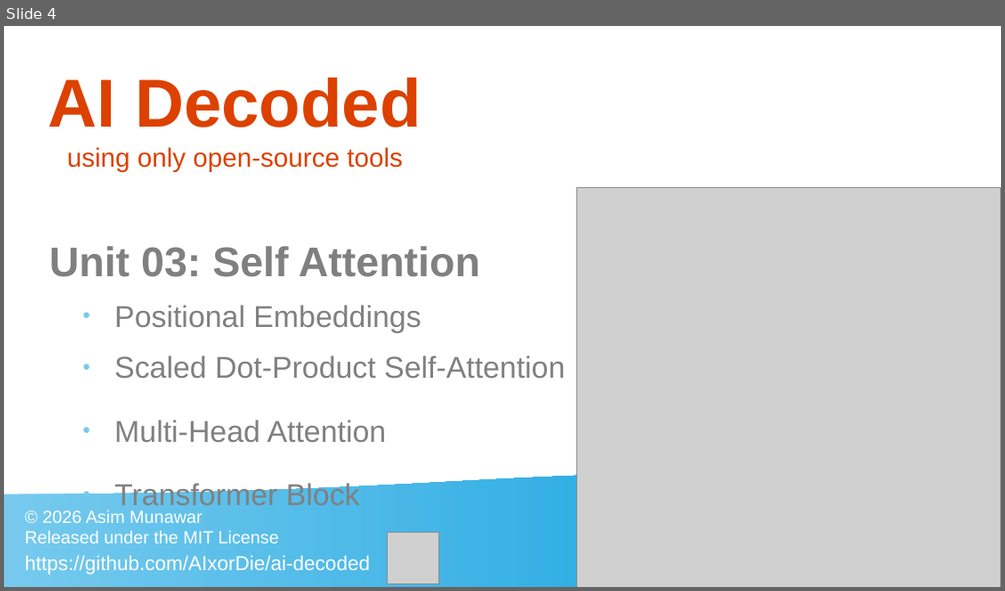
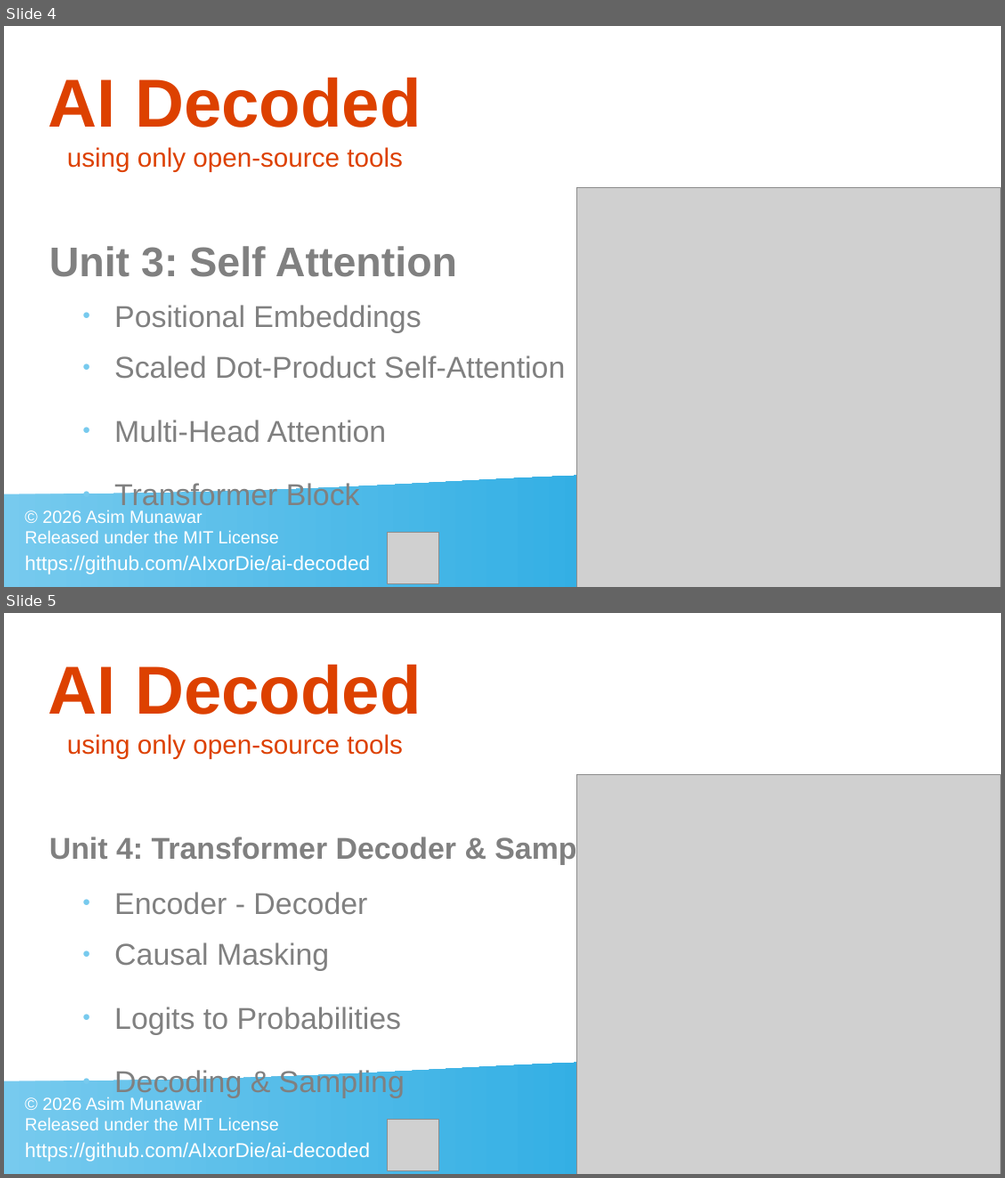
Before and after one commit to AIxorDie/ai-decoded, a slide deck: helping_materials/Thumbnails.odp. Shown one above the other, each under a label of ours: slide 4 before the commit, slides 4 and 5 after it. The pictures are 1005x591 and 1005x1178 pixels, drawn with LibreOffice and Linux fonts; fonts in the diff are those of the drawing; grey boxes stand for pictures. Boxes give left, top, right and bottom in pixels: in the first picture for what was removed or moved away, otherwise in the second. Text is boxed around its words. In the diff, an @@ line names an element or a change of style, - is before the commit and + after.

```diff
--- a/helping_materials/Thumbnails.odp
+++ b/helping_materials/Thumbnails.odp
@@ slide 5 added at box(4, 613, 1001, 1174), background #FFFFFF; not listed: 1 template element that a slide beside it also shows @@
@@ title added at box(48, 664, 421, 759), 21 pt, text #DD4100 @@
+AI Decoded
+using only open-source tools
@@ picture added at box(576, 775, 1001, 1174) @@
@@ title added at box(49, 835, 630, 865), 24 pt, text #808080, bold @@
+Unit 4: Transformer Decoder & Sampling
@@ text added at box(114, 892, 404, 1098), 24.1 pt, text #808080 @@
+● Encoder - Decoder
+● Causal Masking
+● Logits to Probabilities
+● Decoding & Sampling
@@ text added at box(24, 1096, 279, 1130), 14 pt, text #FFFFFF @@
+© 2026 Asim Munawar
+Released under the MIT License
@@ picture added at box(388, 1119, 439, 1171) @@
@@ text added at box(24, 1142, 370, 1161), 16 pt, text #FFFFFF @@
+https://github.com/AIxorDie/ai-decoded
@@ slide 4 changed as well @@
@@ title at box(49, 246, 457, 277): text changed @@
-Unit 03: Self Attention
+Unit 3: Self Attention
```
Also in this commit, not shown: 3 other slides changed, 2 other slides added, 6 other files.
